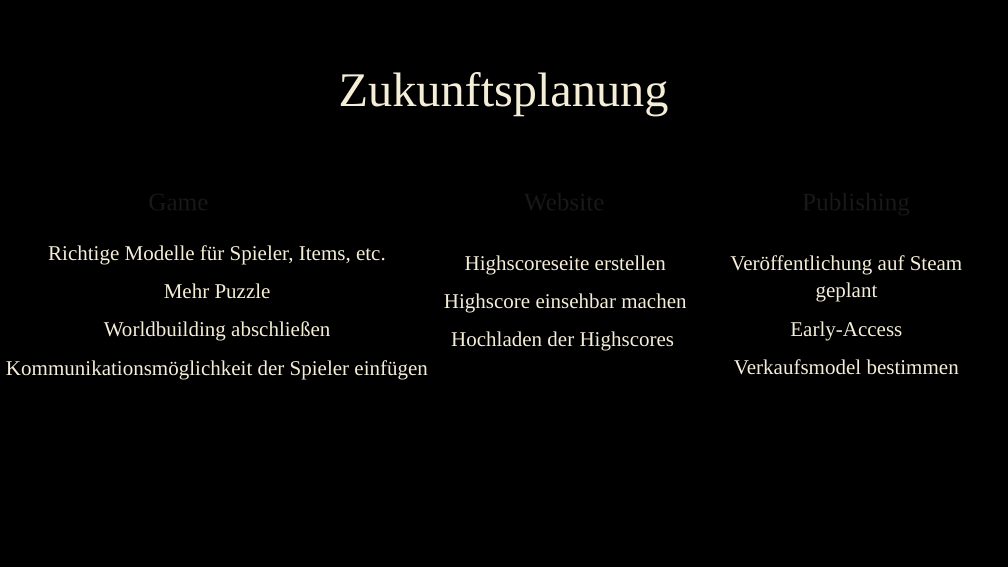
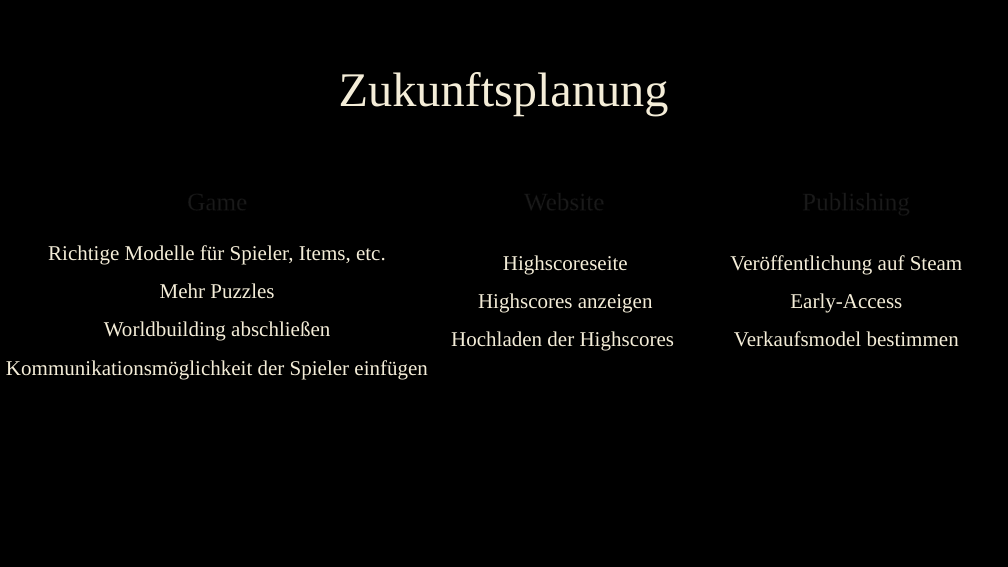
Before and after one commit to ChristophLasinger/Youre-not-alone, a slide deck: slide 19 of documents/You‘re not alone.pptx. Drawn at 1008x567 pixels with LibreOffice and Linux fonts; fonts in the diff are those of the drawing; background and template pictures are left out. Boxes give left, top, right and bottom in pixels: in the first picture for what was removed or moved away, otherwise in the second. Text is boxed around its words. In the diff, an @@ line names an element or a change of style, - is before the commit and + after.

```diff
--- a/documents/You‘re not alone.pptx
+++ b/documents/You‘re not alone.pptx
@@ text "Game": place and size @@
-text "Game" at bbox=[42, 156, 315, 219]
+text "Game" at bbox=[81, 156, 354, 219]
@@ text at bbox=[478, 255, 653, 313]: text changed @@
-Highscoreseite erstellen
-Highscore einsehbar machen
+Highscoreseite
+Highscores anzeigen
@@ text at bbox=[730, 255, 962, 274]: text changed @@
-Veröffentlichung auf Steam geplant
+Veröffentlichung auf Steam
@@ text at bbox=[160, 283, 274, 299]: text changed @@
-Mehr Puzzle
+Mehr Puzzles
```
Also in this commit, not shown: 13 other slides changed, 1 other file.
